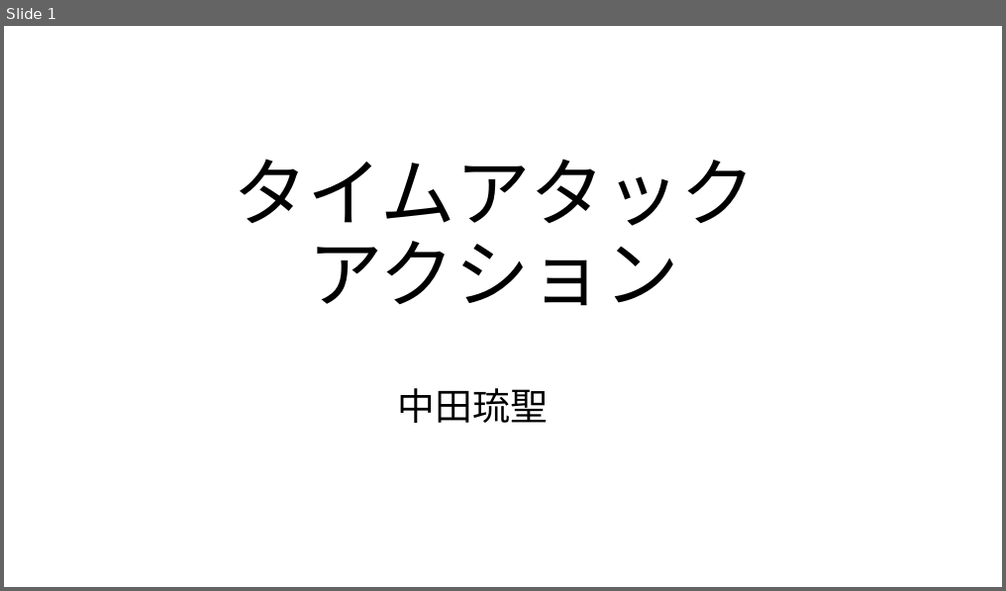
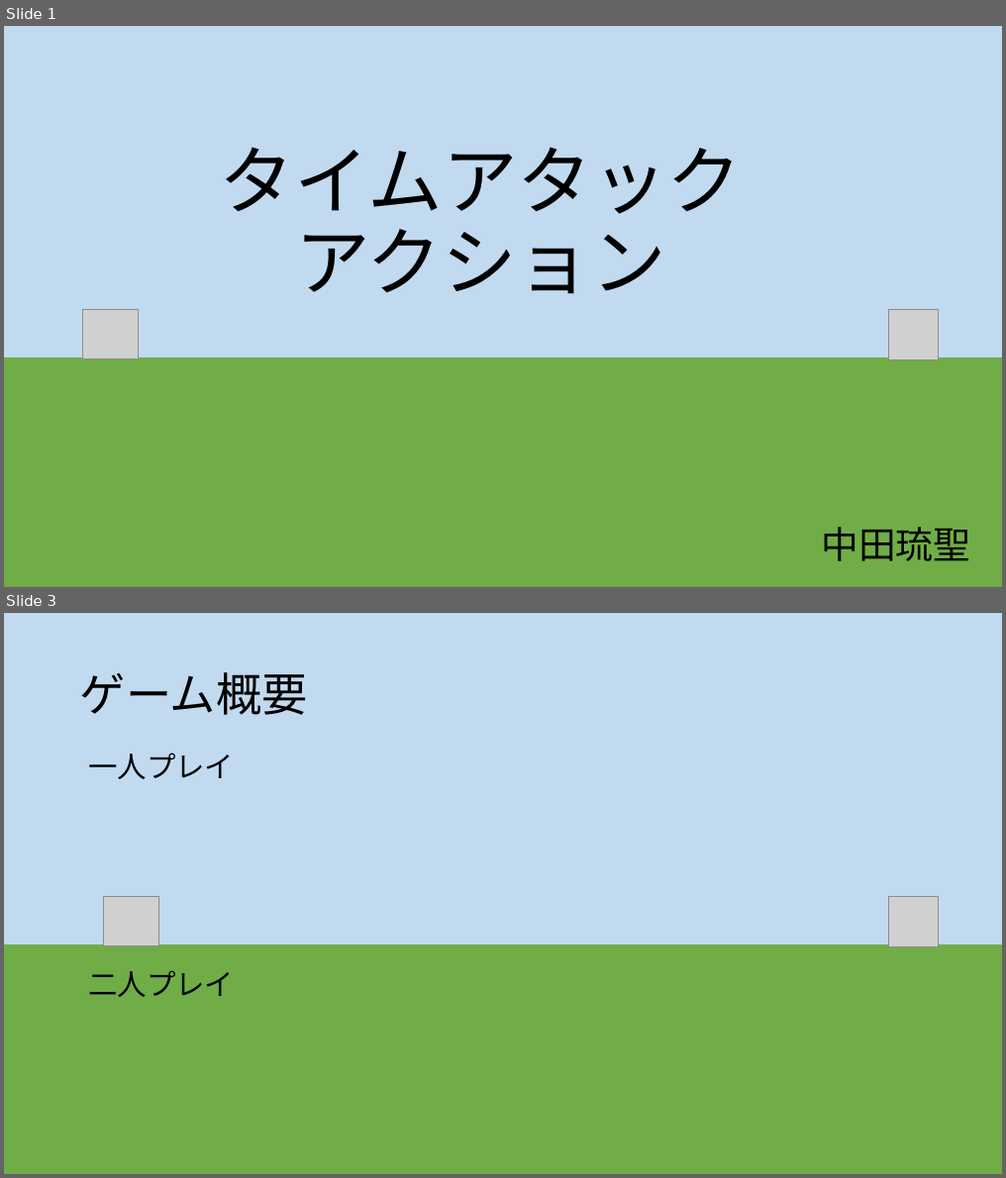
Before and after one commit to rinne-9029/Action1, a slide deck: 個人製作(テーマ・LIFE).pptx. Shown one above the other, each under a label of ours: slide 1 before the commit, slides 1 and 3 after it; the slides between them are not shown. The pictures are 1006x591 and 1006x1178 pixels, drawn with LibreOffice and Linux fonts; fonts in the diff are those of the drawing; grey boxes stand for pictures. Boxes give left, top, right and bottom in pixels: in the first picture for what was removed or moved away, otherwise in the second. Text is boxed around its words. In the diff, an @@ line names an element or a change of style, - is before the commit and + after.

```diff
--- a/個人製作(テーマ・LIFE).pptx
+++ b/個人製作(テーマ・LIFE).pptx
@@ slide 3 added at (4, 613, 1002, 1174), background gradient #C2DAEF to #70AD47 @@
@@ title added at (80, 672, 308, 715), 44 pt, text #000000 @@
+ゲーム概要
@@ text added at (88, 753, 234, 779), 28 pt, text #000000 @@
+一人プレイ
@@ picture added at (104, 897, 159, 947) @@
@@ picture added at (888, 897, 939, 947) @@
@@ text added at (88, 970, 234, 997), 28 pt, text #000000 @@
+二人プレイ
@@ slide 1 changed as well @@
@@ background #FFFFFF to gradient #C2DAEF to #70AD47 @@
@@ title "タイムアタックアクション": place and size @@
-title "タイムアタックアクション" at (233, 159, 755, 306)
+title "タイムアタックアクション" at (220, 147, 743, 294)
@@ picture added at (82, 310, 138, 360) @@
@@ picture added at (888, 310, 939, 360) @@
@@ text "中田琉聖": place and size @@
-text "中田琉聖" at (398, 388, 548, 423)
+text "中田琉聖" at (821, 527, 970, 562)
```
Also in this commit, not shown: 1 other slide changed, 2 other slides added, 1 slide removed, 9 other files.
